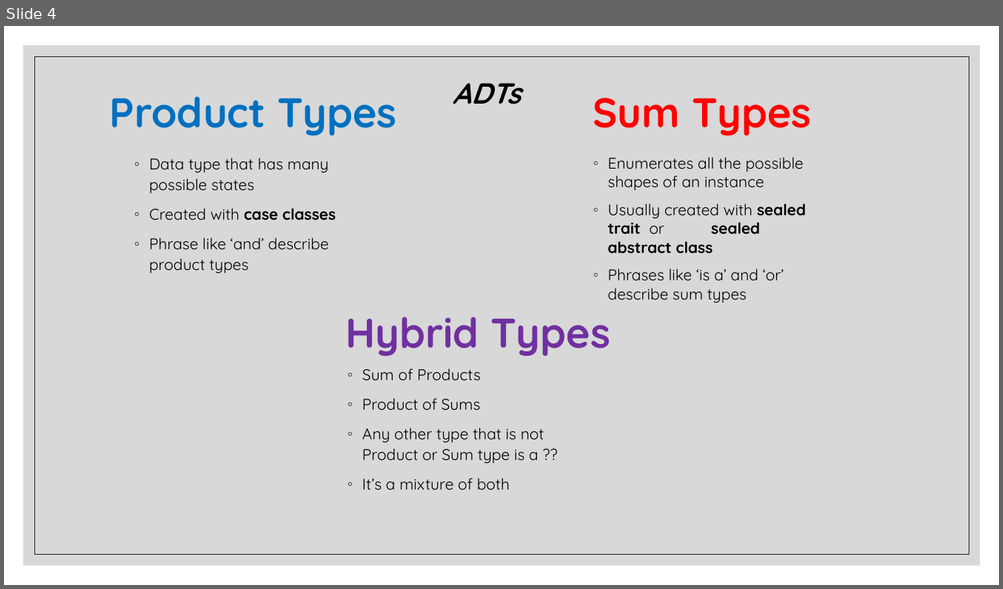
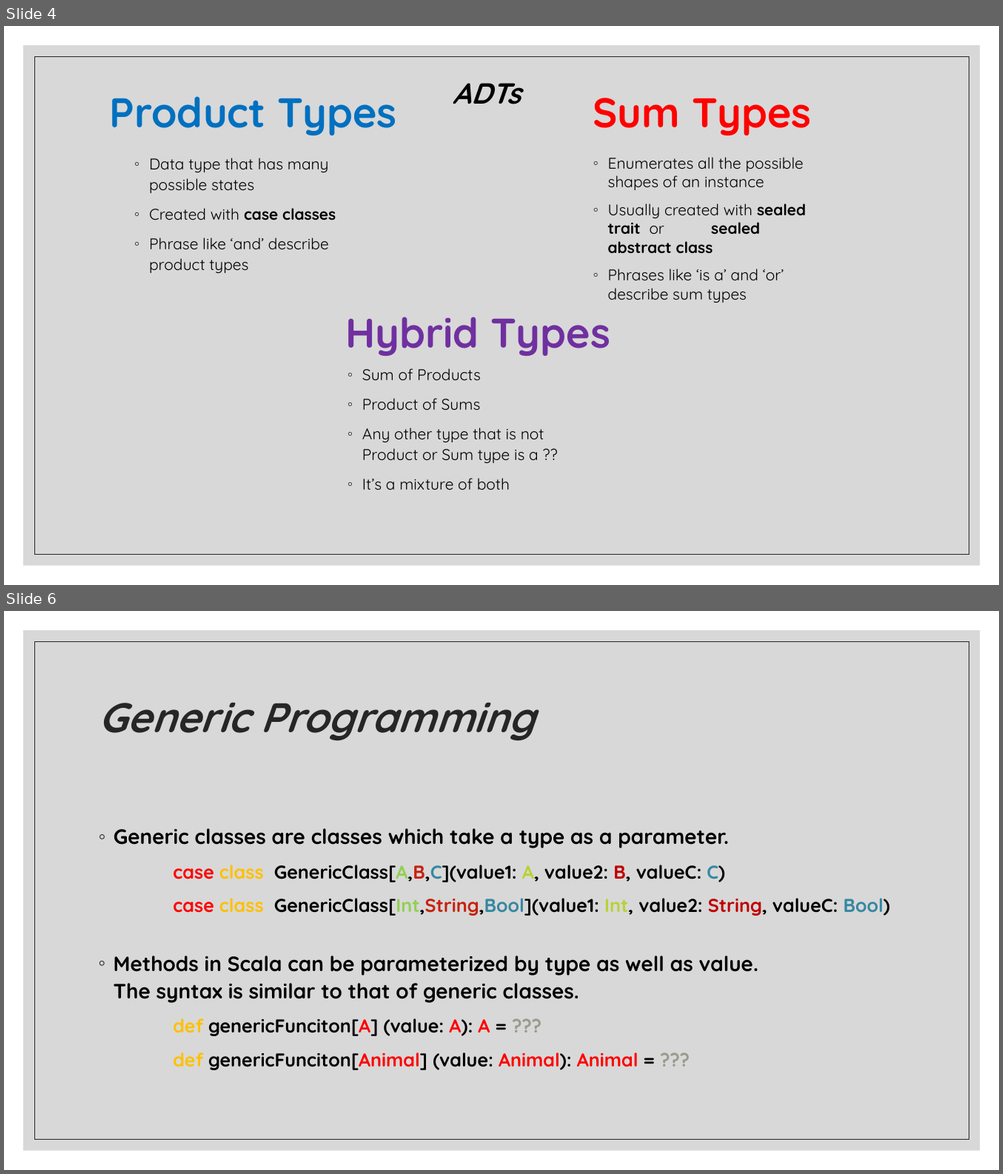
Before and after one commit to andrewrigas/TowerBlocks, a slide deck: Scala Sessions/Scala Session 4/Scala Session 4.pptx. Shown one above the other, each under a label of ours: slide 4 before the commit, slides 4 and 6 after it; the slides between them are not shown. The pictures are 1003x589 and 1003x1174 pixels, drawn with LibreOffice and Linux fonts; fonts in the diff are those of the drawing. Boxes give left, top, right and bottom in pixels: in the first picture for what was removed or moved away, otherwise in the second. Text is boxed around its words. In the diff, an @@ line names an element or a change of style, - is before the commit and + after.

Commit message:
Scala Session 4

```diff
--- a/Scala Sessions/Scala Session 4/Scala Session 4.pptx
+++ b/Scala Sessions/Scala Session 4/Scala Session 4.pptx
@@ slide 6 added at bbox=[4, 611, 999, 1170], background #FFFFFF; not listed: 2 template elements that a slide beside it also shows @@
@@ title added at bbox=[99, 702, 535, 741], 40 pt, text #262626, bold, italic @@
+Generic Programming
@@ text added at bbox=[114, 829, 890, 916], 18 pt, text #000000, bold @@
+◦ Generic classes are classes which take a type as a parameter.
+case class GenericClass[A,B,C](value1: A, value2: B, valueC: C)
+case class GenericClass[Int,String,Bool](value1: Int, value2: String, valueC: Bool)
@@ text added at bbox=[114, 956, 758, 1071], 20 pt, text #000000, bold @@
+◦ Methods in Scala can be parameterized by type as well as value. The syntax is similar to that of generic classes.
+def genericFunciton[A] (value: A): A = ???
+def genericFunciton[Animal] (value: Animal): Animal = ???
```
Also in this commit, not shown: 2 slides changed, 1 other slide added, 4 other files.
